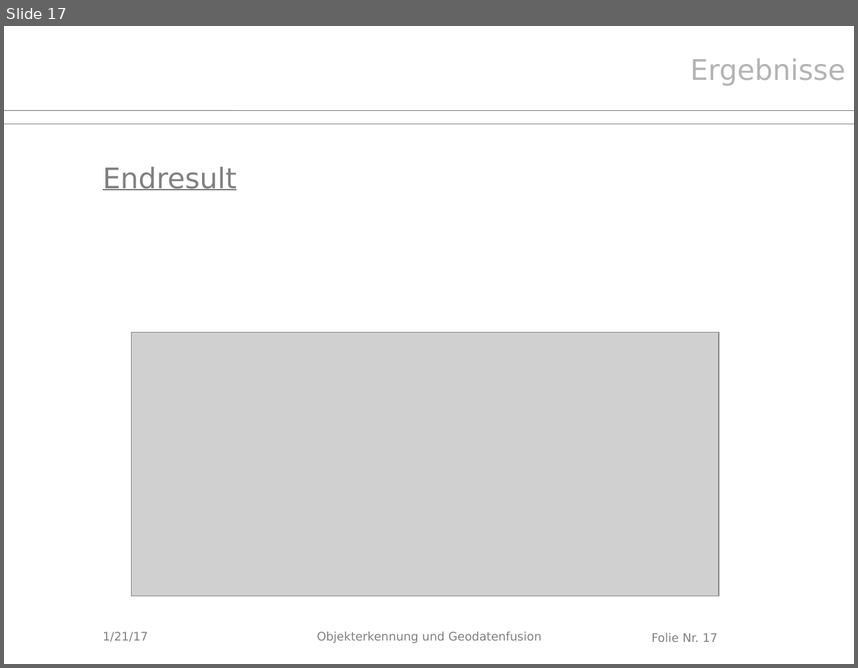
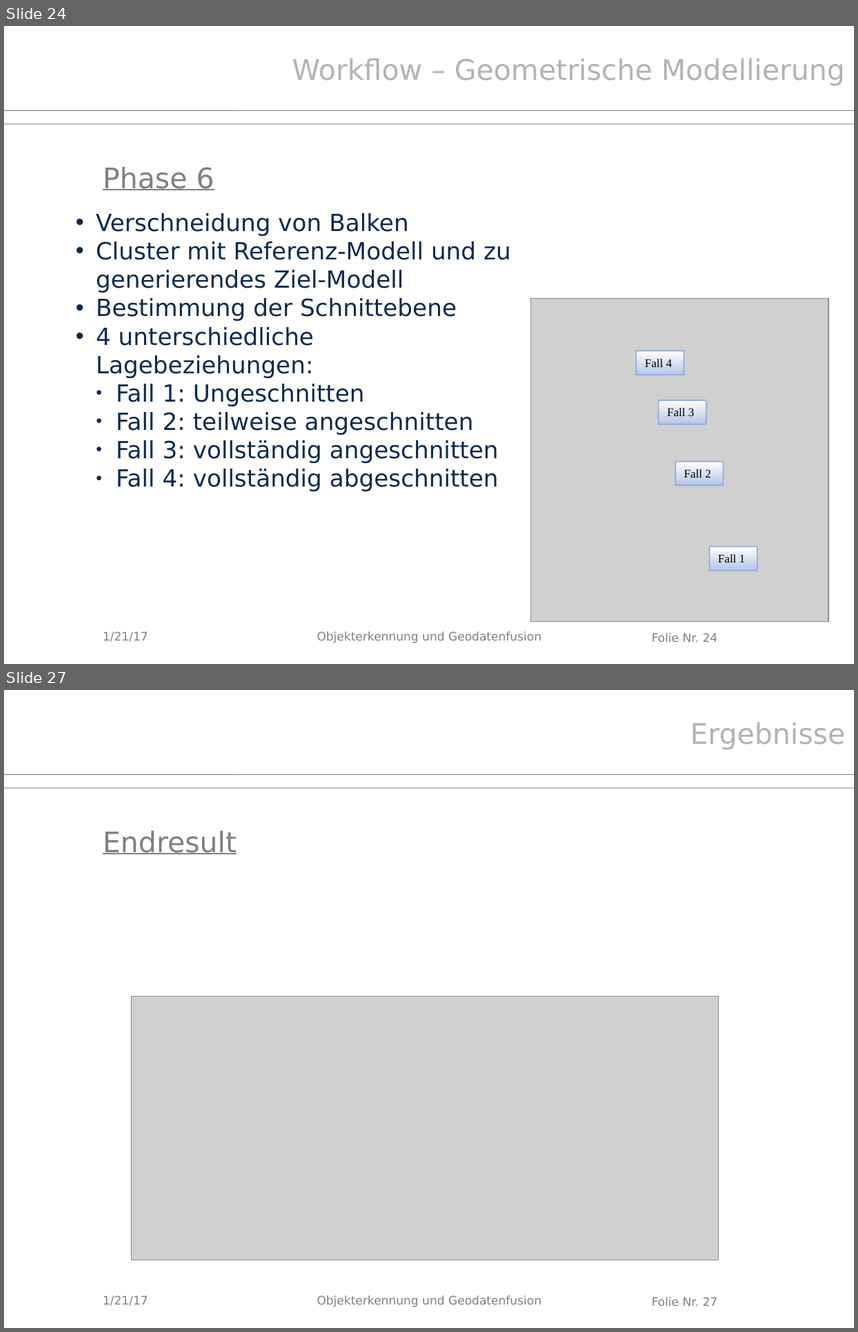
Before and after one commit to Kalmar131/PCL_Dachstuhl2016, a slide deck: Abschlusspräsentation.pptx. Shown one above the other, each under a label of ours: slide 17 before the commit, slides 24 and 27 after it; the slides between them are not shown. The pictures are 858x668 and 858x1332 pixels, drawn with LibreOffice and Linux fonts; fonts in the diff are those of the drawing; grey boxes stand for pictures; background and template pictures are left out. Boxes give left, top, right and bottom in pixels: in the first picture for what was removed or moved away, otherwise in the second. Text is boxed around its words. In the diff, an @@ line names an element or a change of style, - is before the commit and + after.

```diff
--- a/Abschlusspräsentation.pptx
+++ b/Abschlusspräsentation.pptx
@@ slide 24 added at [4, 26, 854, 664], background #FFFFFF; not listed: 4 template elements that a slide beside it also shows @@
@@ text added at [292, 58, 845, 86], 24 pt, text #B3B3B3 @@
+Workflow – Geometrische Modellierung
@@ text added at [103, 167, 214, 190], 24 pt, text #808080, underline @@
+Phase 6
@@ text added at [96, 213, 511, 491], 20 pt, text #0B2A51 @@
+• Verschneidung von Balken
+• Cluster mit Referenz-Modell und zu generierendes Ziel-Modell
+• Bestimmung der Schnittebene
+• 4 unterschiedliche Lagebeziehungen:
+  ● Fall 1: Ungeschnitten
+  ● Fall 2: teilweise angeschnitten
+  ● Fall 3: vollständig angeschnitten
+  ● Fall 4: vollständig abgeschnitten
@@ picture added at [531, 298, 829, 621] @@
@@ rounded rectangle added at [637, 351, 684, 374], fill gradient #FFFFFF to #B4C6E7, outline #8EAADB 0.99 pt, 10 pt, text #000000 @@
+Fall 4
@@ rounded rectangle added at [659, 400, 706, 424], fill gradient #FFFFFF to #B4C6E7, outline #8EAADB 0.99 pt, 10 pt, text #000000 @@
+Fall 3
@@ rounded rectangle added at [675, 461, 723, 485], fill gradient #FFFFFF to #B4C6E7, outline #8EAADB 0.99 pt, 10 pt, text #000000 @@
+Fall 2
@@ rounded rectangle added at [710, 546, 757, 570], fill gradient #FFFFFF to #B4C6E7, outline #8EAADB 0.99 pt, 10 pt, text #000000 @@
+Fall 1
@@ text added at [103, 631, 148, 641], 10 pt, text #808080 @@
+1/21/17
@@ what was slide 17 is now slide 27 @@
@@ page number at [652, 1297, 718, 1305]: text changed @@
-Folie Nr. 17
+Folie Nr. 27
```
Also in this commit, not shown: 15 slides changed, 10 other slides added, 1 slide removed.
